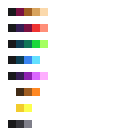
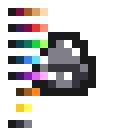
Layer changes from the first 128px x 128px image to the second:
showed "clock_icon.png copy #2" over <box>32,32,96,96</box>
